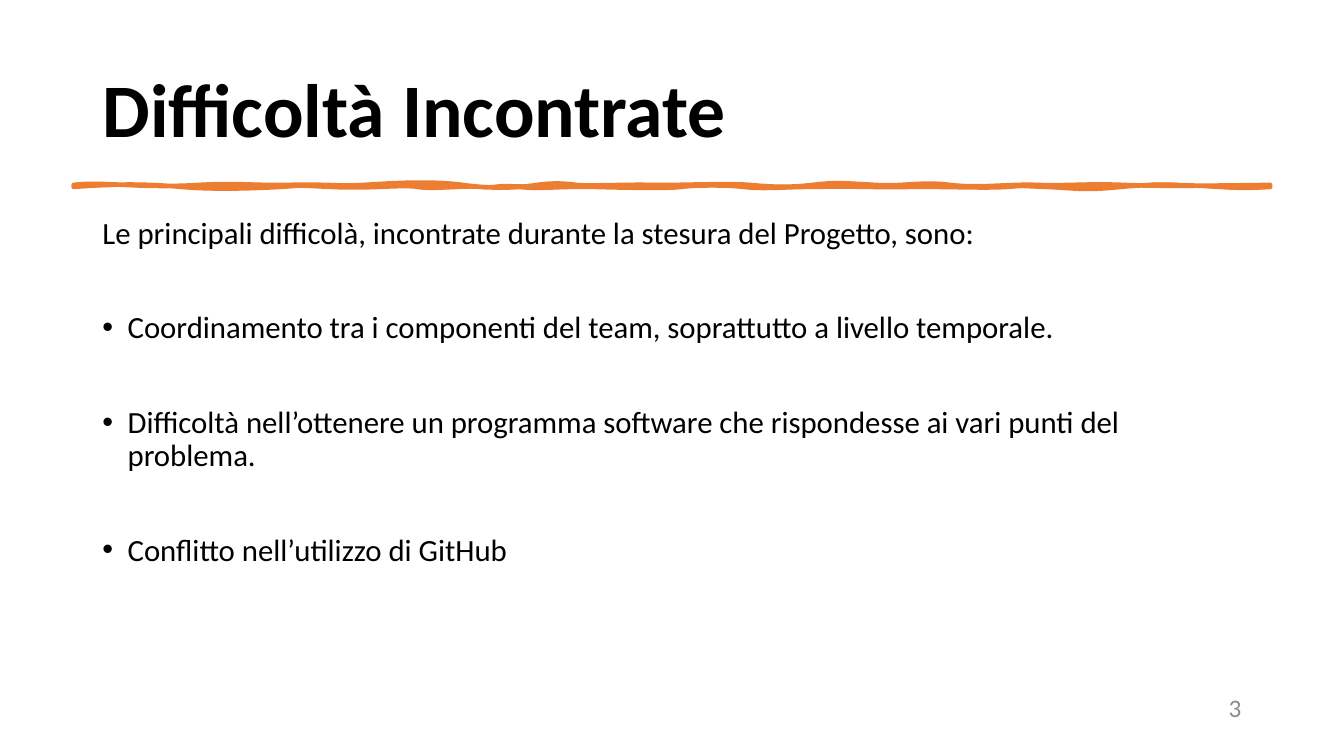
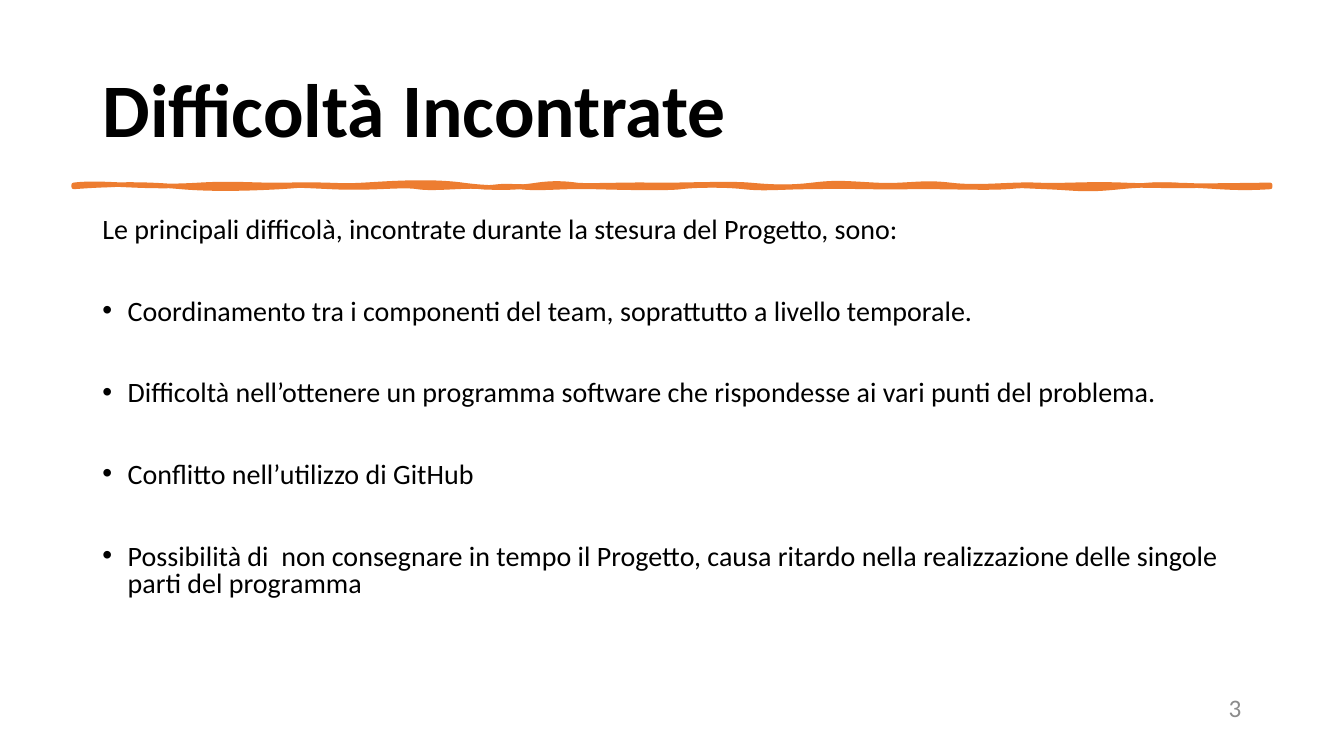
Before and after one commit to mangilimatteo/Progetto_Ingegneria_Software_Cattaneo_Mangili_Saini, a slide deck: slide 3 of Presentazione/Presentazione_Progetto.pptx. Drawn at 1344x756 pixels with LibreOffice and Linux fonts; fonts in the diff are those of the drawing. Boxes give left, top, right and bottom in pixels: in the first picture for what was removed or moved away, otherwise in the second. Text is boxed around its words. In the diff, an @@ line names an element or a change of style, - is before the commit and + after.

Commit message:
Update Presentazione Progetto
Correzione/sistemazione varie parti

```diff
--- a/Presentazione/Presentazione_Progetto.pptx
+++ b/Presentazione/Presentazione_Progetto.pptx
@@ text at (102,219,1155,485): size 22 to 20 pt in "Le principali difficolà, incontrate durante la stesura ...", "Coordinamento tra i componenti del team, soprattutto ...", "Difficoltà nell’ottenere un programma software che rispondes ...", "Conflitto nell’utilizzo di GitHub"; line spacing 0.9 to 0.8 @@
@@ text at (128,546,1217,598): paragraph added @@
+• Possibilità di non consegnare in tempo il Progetto, causa ritardo nella realizzazione delle singole parti del programma
```
Also in this commit, not shown: 7 other slides changed.
